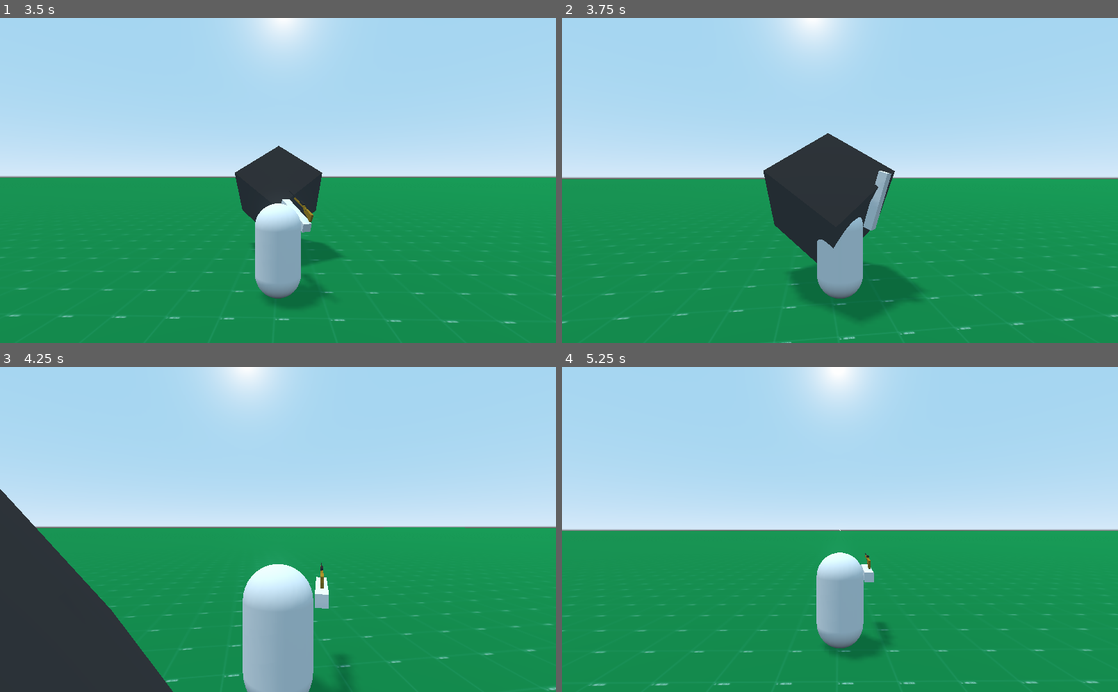
Above: before the commit, frames 1-4 (two rows, left to right).
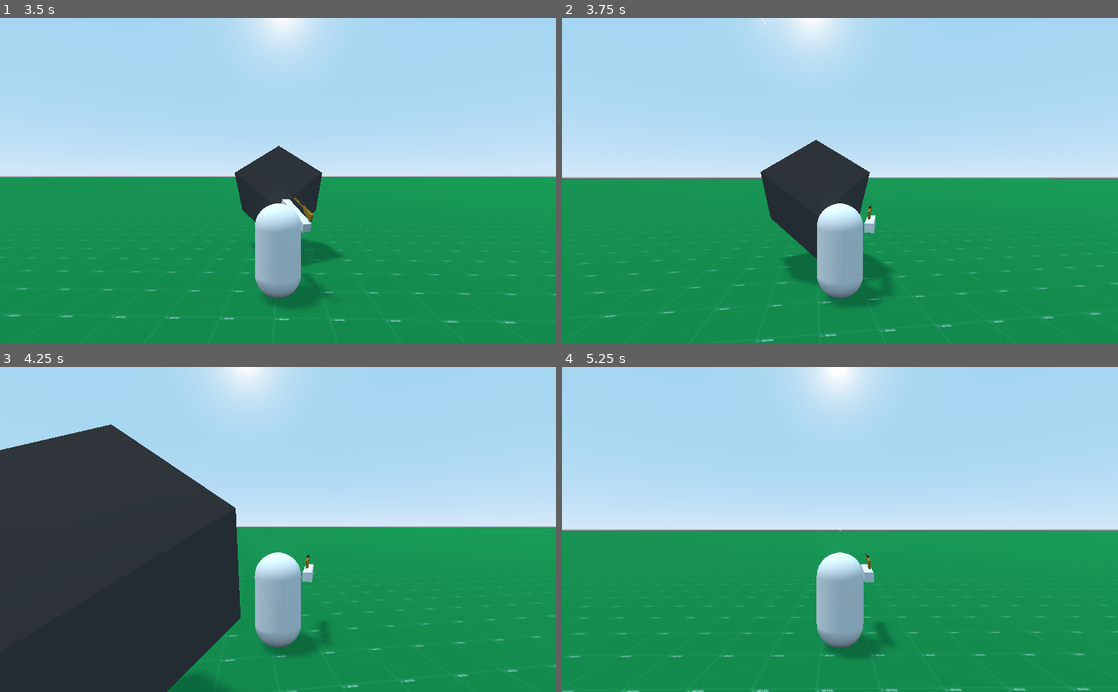
Above: after the commit, the same moments.

Repository: ImmersiveRPG/ExampleRaycastBullets
Game: Godot game, scene res://src/World/World.tscn
The game is run twice, just before and just after one commit, with the same random seed, the same clock (stepped at 60 frames per second) and the same inputs.
Inputs (mouse positions are in pixels of both pictures, inside the frame that each line leads up to):
- Up to frame 1 (3.5 s): tap Enter at 0.5 s; move the mouse to (305, 180) at 0.52 s; hold W (MoveForward) from 0.53 s (still down); click (305, 180) at 0.6 s; move the mouse to (250, 180) at 1.27 s; click (250, 180) at 1.35 s; move the mouse to (289, 174) at 2.02 s; click (289, 174) at 2.1 s; move the mouse to (272, 187) at 2.77 s; click (272, 187) at 2.85 s
- Up to frame 2 (3.75 s): keep holding W (MoveForward); move the mouse to (878, 183) at 3.52 s; click (878, 183) at 3.6 s
- Up to frame 3 (4.25 s): keep holding W (MoveForward)
- Up to frame 4 (5.25 s): keep holding W (MoveForward); move the mouse to (795, 526) at 4.27 s; click (795, 526) at 4.35 s; move the mouse to (845, 529) at 5.02 s; click (845, 529) at 5.1 s

Frame 1 is identical in both runs. In frame 2, 3.9% of the frame differs, in the area x 0-100%, y 0-100%; in frame 3, 25%, in the area x 0-100%, y 17-100%; in frame 4, 1.0%.

Commit message:
Removed unneeded collision layers

Diff:
--- a/project/project.godot
+++ b/project/project.godot
@@ -84,14 +84,6 @@
 3d_physics/layer_1="terrain"
 3d_physics/layer_2="item"
 3d_physics/layer_3="player"
-3d_physics/layer_4="enemy"
-3d_physics/layer_5="storage"
-3d_physics/layer_6="furniture"
-3d_physics/layer_7="building"
-3d_physics/layer_8="interact_point"
-3d_physics/layer_9="vehicle"
-3d_physics/layer_10="destructible"
-3d_physics/layer_11="smell"
 
 [physics]
 
--- a/project/src/Bullet/Bullet.tscn
+++ b/project/src/Bullet/Bullet.tscn
@@ -18,4 +18,4 @@
 transform = Transform( 1, 0, 0, 0, -1, 8.74228e-08, 0, -8.74228e-08, -1, 0, 0, 0 )
 enabled = true
 cast_to = Vector3( 0, 0, 0 )
-collision_mask = 891
+collision_mask = 3
--- a/project/src/Items/HuntingRifle/HuntingRifle.tscn
+++ b/project/src/Items/HuntingRifle/HuntingRifle.tscn
@@ -9,7 +9,7 @@
 
 [node name="HuntingRifle" type="RigidBody" groups=["item", "nukable"]]
 collision_layer = 2
-collision_mask = 127
+collision_mask = 7
 script = ExtResource( 2 )
 
 [node name="CollisionShape" type="CollisionShape" parent="."]
--- a/project/src/Singletons/Global.gd
+++ b/project/src/Singletons/Global.gd
@@ -36,14 +36,6 @@
 	terrain,
 	item,
 	player,
-	enemy,
-	storage,
-	furniture,
-	building,
-	interact_point,
-	vehicle,
-	destructible,
-	smell,
 }
 
 enum BulletType {
--- a/project/src/SteelBlock/SteelBlock.tscn
+++ b/project/src/SteelBlock/SteelBlock.tscn
@@ -9,6 +9,7 @@
 material = ExtResource( 2 )
 
 [node name="SteelBlock" type="RigidBody" groups=["item"]]
+collision_mask = 7
 mode = 1
 mass = 1000.0
 script = ExtResource( 1 )
